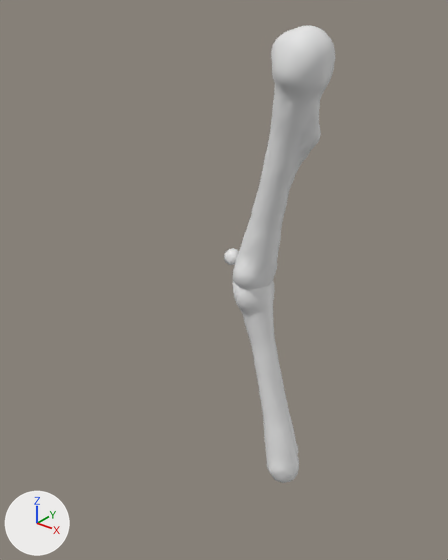
What one commit did to the FBX model blender/out/Smilodon/export/Os_Bras_Smilodon.fbx.
Rendered twice from a 50 mm camera at (1.65, -2.42, 1.41) aimed at (-0.03, -0.33, 0.12). The axes (+X, +Y, +Z) are drawn at lower left. The lights are the same throughout. The older version comes first.

The first picture shows 'Os_Bras_Smilodon_01'.
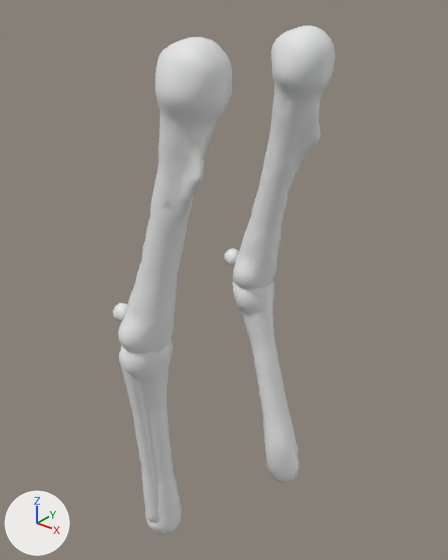
The newer file is also turned or shifted as a whole; pictures and numbers use the older file's frame.

Location of each change, (x1, y1, x2, y2) in pixels of the pictures (448 x 560 px):
'Os_Bras_Smilodon_01', reshaped (99% wider, 11% taller): before (224, 26, 335, 483); after (113, 26, 335, 535)
part 1 of me_os_bras_smilodon_01, added: after (118, 37, 232, 354)
part 2 of me_os_bras_smilodon_01, added: after (121, 340, 182, 535)
part 3 of me_os_bras_smilodon_01, added: after (119, 349, 160, 523)
part 4 of me_os_bras_smilodon_01, added: after (113, 303, 128, 322)

What changed in the scene script:
```text
Change me_os_bras_smilodon_01:
    used by ob_os_bras_smilodon_01; location = (0.0, 0.0, 0.0)
    remove me_os_bras_smilodon_01.from_pydata(...)  # 1743 vertices, 3470 faces; spans x -0.3..0.3, y -0.16..0.16, z -1.24..1.24
    add me_os_bras_smilodon_01.from_pydata(...)  # 3468 vertices, 6904 faces; spans x -0.3..0.3, y -0.92..0.16, z -1.24..1.24
    me_os_bras_smilodon_01 part 1: a new loose piece of 854 vertices spanning x -0.22..0.3, y -0.92..-0.59, z -0.13..1.24, in mat_museum_bone___warm_ivory (white #e7e7e7)
    me_os_bras_smilodon_01 part 2: a new loose piece of 592 vertices spanning x -0.22..0.0, y -0.91..-0.63, z -1.24..0.03, in mat_museum_bone___warm_ivory (white #e7e7e7)
    me_os_bras_smilodon_01 part 3: a new loose piece of 251 vertices spanning x -0.19..-0.06, y -0.91..-0.74, z -1.12..-0.04, in mat_museum_bone___warm_ivory (white #e7e7e7)
    me_os_bras_smilodon_01 part 4: a new loose piece of 28 vertices spanning x -0.3..-0.21, y -0.82..-0.73, z 0.01..0.1, in mat_museum_bone___warm_ivory (white #e7e7e7)
    other edits to the shape of me_os_bras_smilodon_01 do not show in these pictures
```
